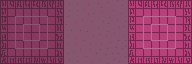
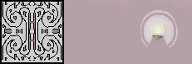
Revision of a layered 192×64 image; what changed, layer by layer:
added layer "p3.png" above "p2.png" over (64, 0, 128, 64)
added layer "p2.png" above "p1.png" over (128, 0, 192, 64)
added layer "p1.png" above "Ebene" over (0, 0, 64, 64)
